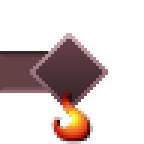
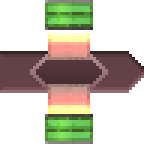
Layered file, before and after one edit (144x144). Changes by layer:
added layer "noturbabe" (color dodge) above "press_2" over (48, 33, 90, 114)
added layer "press_2" above "press_1" over (45, 0, 93, 144)
hid "Pasted Layer" over (51, 90, 93, 144)
hid "heat" over (48, 48, 93, 93)
showed "cook" over (48, 51, 144, 93)
